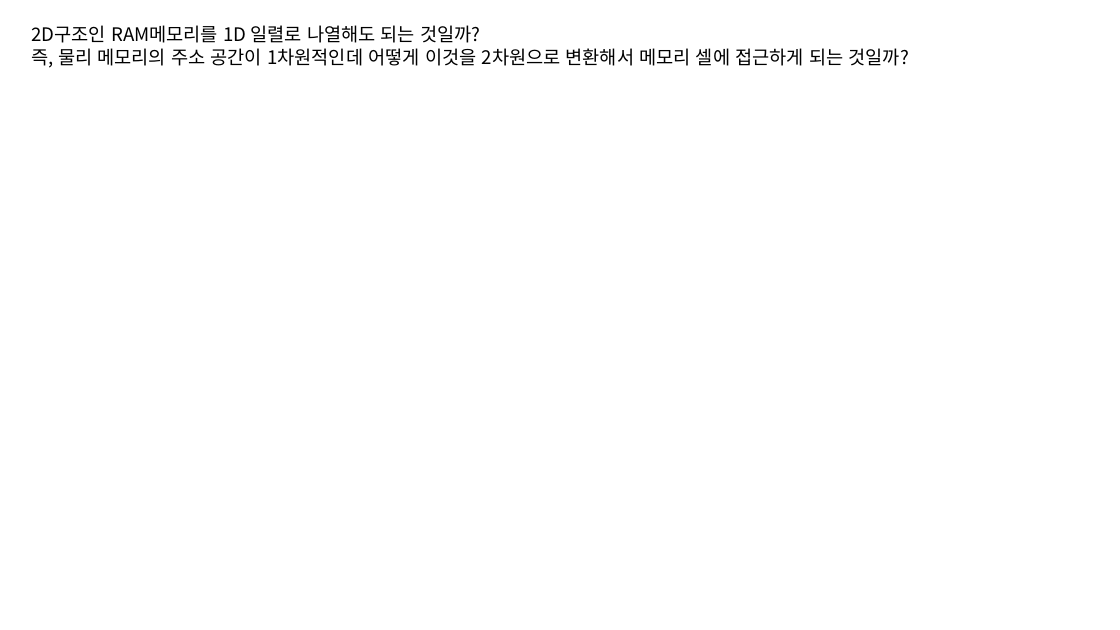
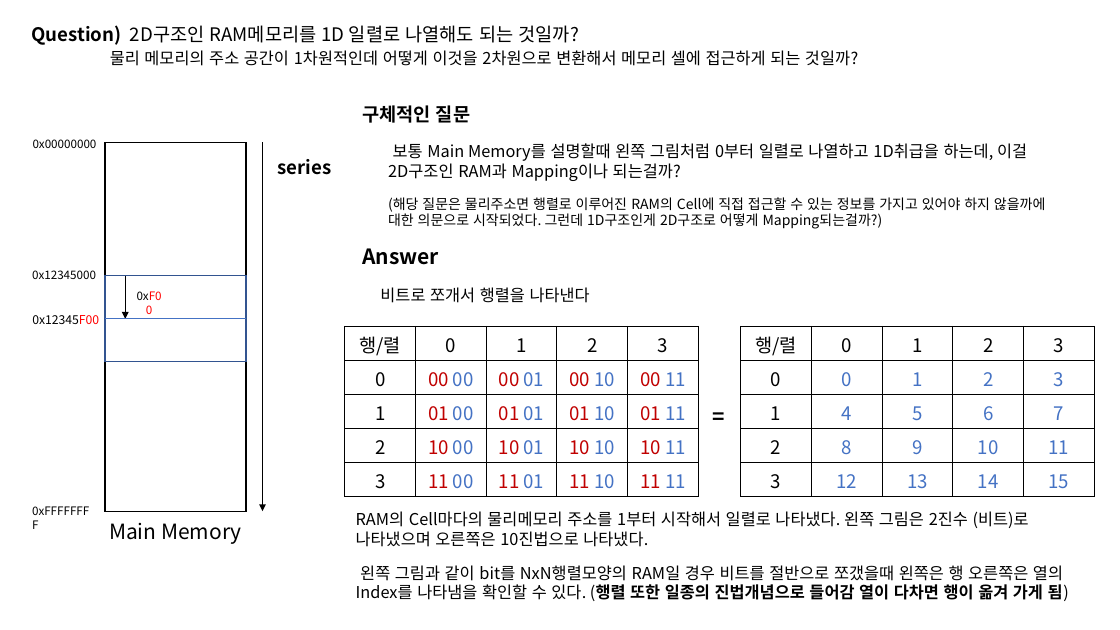
Before and after one commit to taehyuklee/C-CppStudy, a slide deck: slide 11 of CSwithC/CS-explanation.pptx (slide 10 before the commit). Drawn at 1120x630 pixels with LibreOffice and Linux fonts; fonts in the diff are those of the drawing. Boxes give left, top, right and bottom in pixels: in the first picture for what was removed or moved away, otherwise in the second. Text is boxed around its words. In the diff, an @@ line names an element or a change of style, - is before the commit and + after.

```diff
--- a/CSwithC/CS-explanation.pptx
+++ b/CSwithC/CS-explanation.pptx
@@ text at bbox=[32, 25, 858, 66]: text changed; size 16 to 14 pt @@
-2D구조인 RAM메모리를 1D 일렬로 나열해도 되는 것일까?
-즉, 물리 메모리의 주소 공간이 1차원적인데 어떻게 이것을 2차원으로 변환해서 메모리 셀에 접근하게 되는 것일까?
+Question) 2D구조인 RAM메모리를 1D 일렬로 나열해도 되는 것일까?
+물리 메모리의 주소 공간이 1차원적인데 어떻게 이것을 2차원으로 변환해서 메모리 셀에 접근하게 되는 것일까?
@@ text added at bbox=[362, 105, 470, 123], 16 pt, text #000000, bold @@
+구체적인 질문
@@ text added at bbox=[33, 139, 97, 148], 10 pt, text #000000 @@
+0x00000000
@@ rectangle added at bbox=[105, 142, 246, 511], outline #000000 1 pt @@
@@ arrow added from (263, 142) to (263, 512), #000000 0.5 pt @@
@@ text added at bbox=[388, 143, 1045, 229], 12 pt, text #000000 @@
+보통 Main Memory를 설명할때 왼쪽 그림처럼 0부터 일렬로 나열하고 1D취급을 하는데, 이걸 2D구조인 RAM과 Mapping이나 되는걸까?
+(해당 질문은 물리주소면 행렬로 이루어진 RAM의 Cell에 직접 접근할 수 있는 정보를 가지고 있어야 하지 않을까에 대한 의문으로 시작되었다. 그런데 1D구조인게 2D구조로 어떻게 Mapping되는걸까?)
@@ text added at bbox=[278, 159, 332, 175], 16 pt, text #000000, bold @@
+series
@@ text added at bbox=[362, 248, 439, 265], 18 pt, text #000000, bold @@
+Answer
@@ text added at bbox=[32, 270, 96, 279], 10 pt, text #000000 @@
+0x12345000
@@ rectangle added at bbox=[105, 276, 246, 361], outline #325491 1 pt @@
@@ arrow added from (125, 276) to (125, 319), #000000 0.5 pt @@
@@ text added at bbox=[125, 285, 173, 308], 10 pt, text #FF0000 @@
+0xF00
@@ text added at bbox=[380, 287, 590, 303], 14 pt, text #000000 @@
+비트로 쪼개서 행렬을 나타낸다
@@ text added at bbox=[32, 315, 99, 324], 10.5 pt, text #000000 @@
+0x12345F00
@@ line added from (105, 318) to (246, 318), #4472C4 0.5 pt @@
@@ table added at bbox=[345, 326, 698, 497], 5 rows, 5 columns @@
+행/렬 | 0 | 1 | 2 | 3
+0 | 00 00 | 00 01 | 00 10 | 00 11
+1 | 01 00 | 01 01 | 01 10 | 01 11
+2 | 10 00 | 10 01 | 10 10 | 10 11
+3 | 11 00 | 11 01 | 11 10 | 11 11
@@ table added at bbox=[741, 326, 1094, 497], 5 rows, 5 columns @@
+행/렬 | 0 | 1 | 2 | 3
+0 | 0 | 1 | 2 | 3
+1 | 4 | 5 | 6 | 7
+2 | 8 | 9 | 10 | 11
+3 | 12 | 13 | 14 | 15
@@ text added at bbox=[701, 399, 736, 433], 18 pt, text #000000, bold @@
+=
@@ text added at bbox=[24, 500, 99, 523], 10 pt, text #000000 @@
+0xFFFFFFFF
@@ text added at bbox=[109, 523, 242, 544], 18 pt, text #000000 @@
+Main Memory
@@ text added at bbox=[356, 511, 1029, 547], 14 pt, text #000000 @@
+RAM의 Cell마다의 물리메모리 주소를 1부터 시작해서 일렬로 나타냈다. 왼쪽 그림은 2진수 (비트)로 나타냈으며 오른쪽은 10진법으로 나타냈다.
@@ text added at bbox=[356, 565, 1069, 601], 14 pt, text #000000 @@
+왼쪽 그림과 같이 bit를 NxN행렬모양의 RAM일 경우 비트를 절반으로 쪼갰을때 왼쪽은 행 오른쪽은 열의 Index를 나타냄을 확인할 수 있다. (행렬 또한 일종의 진법개념으로 들어감 열이 다차면 행이 옮겨 가게 됨)
```
Also in this commit, not shown: 3 other slides changed, 1 slide added, 2 slides removed.
